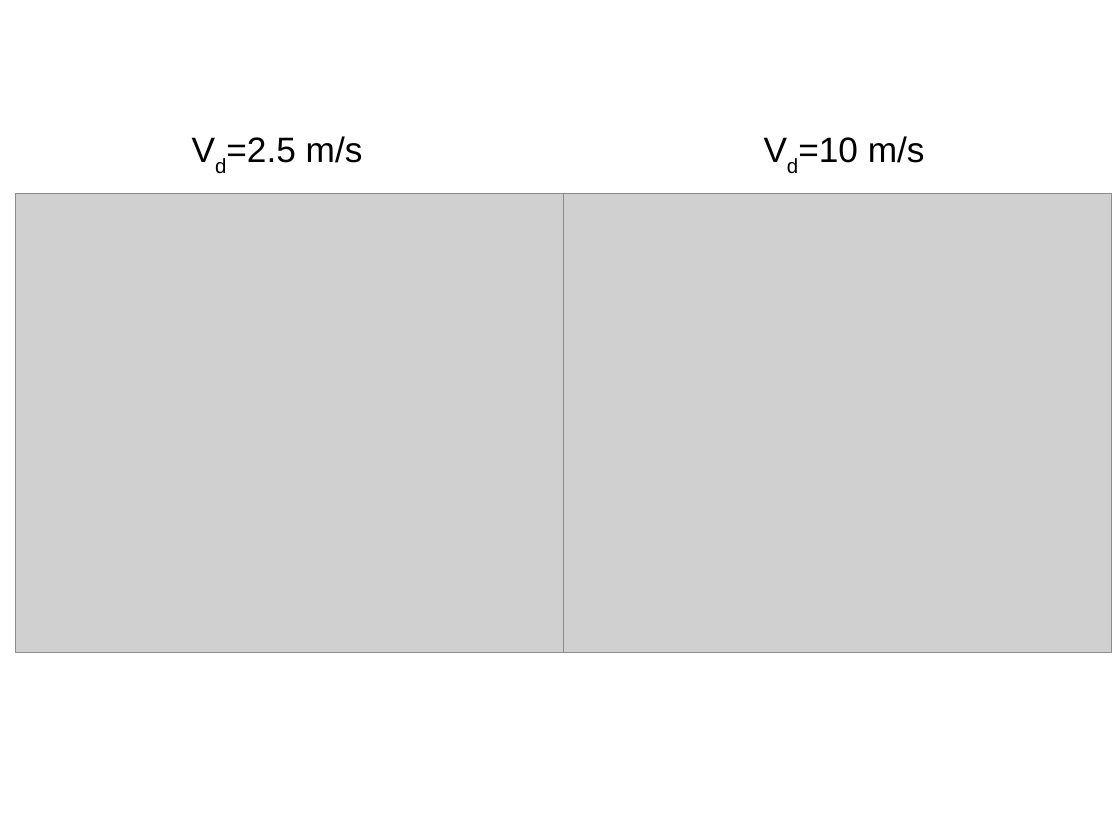
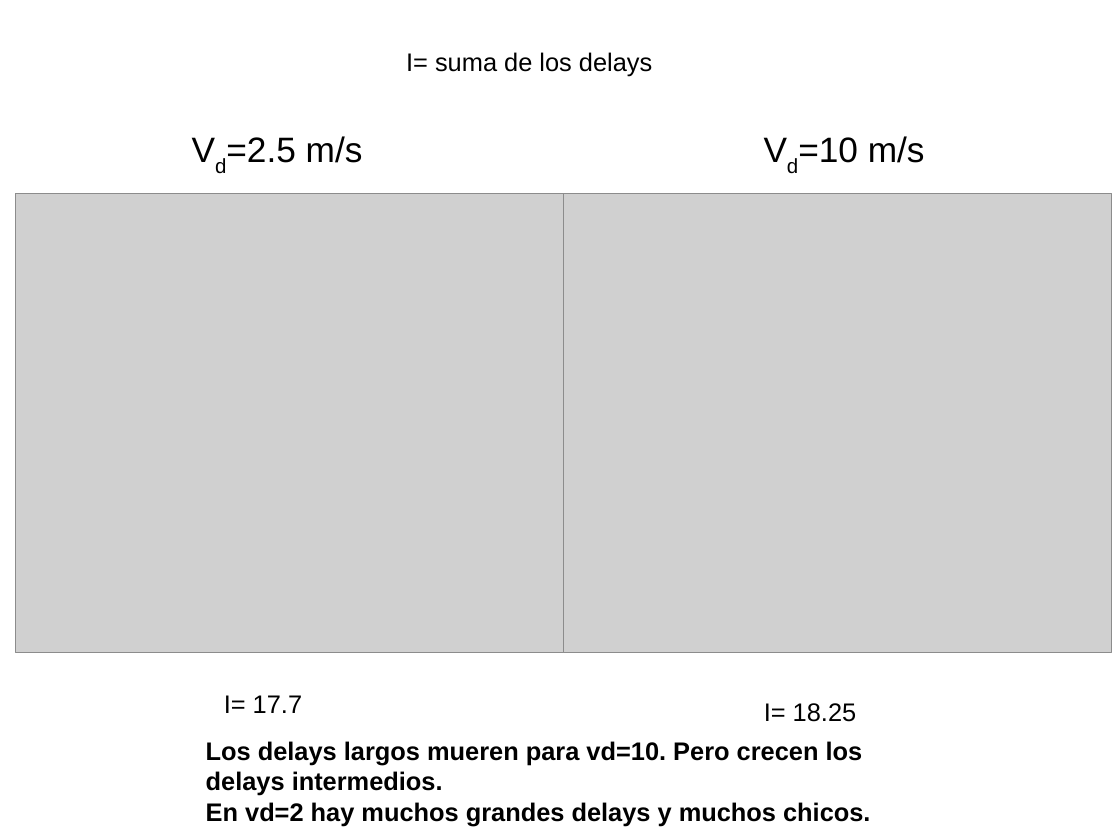
Before and after one commit to ignaciosticco/super_ath, a slide deck: slide 15 of present_superath1.odp. Drawn at 1120x840 pixels with LibreOffice and Linux fonts; fonts in the diff are those of the drawing; grey boxes stand for pictures. Boxes give left, top, right and bottom in pixels: in the first picture for what was removed or moved away, otherwise in the second. Text is boxed around its words. In the diff, an @@ line names an element or a change of style, - is before the commit and + after.

```diff
--- a/present_superath1.odp
+++ b/present_superath1.odp
@@ text added at box(406, 52, 652, 76), 18 pt, text #000000 @@
+I= suma de los delays
@@ text added at box(224, 695, 302, 713), 18 pt, text #000000 @@
+I= 17.7
@@ text added at box(764, 703, 857, 722), 18 pt, text #000000 @@
+I= 18.25
@@ text added at box(206, 741, 870, 826), 18 pt, text #000000, bold @@
+Los delays largos mueren para vd=10. Pero crecen los delays intermedios.
+En vd=2 hay muchos grandes delays y muchos chicos.
```
Also in this commit, not shown: 4 other slides changed, 1 slide added, 24 other files.
